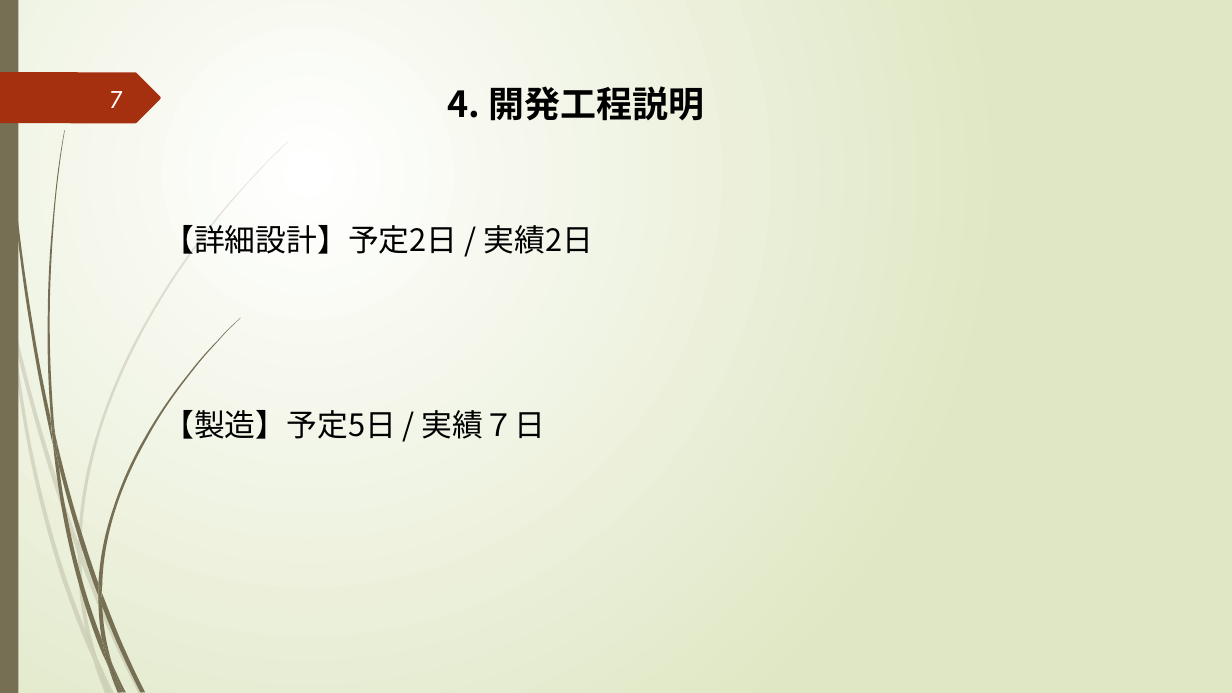
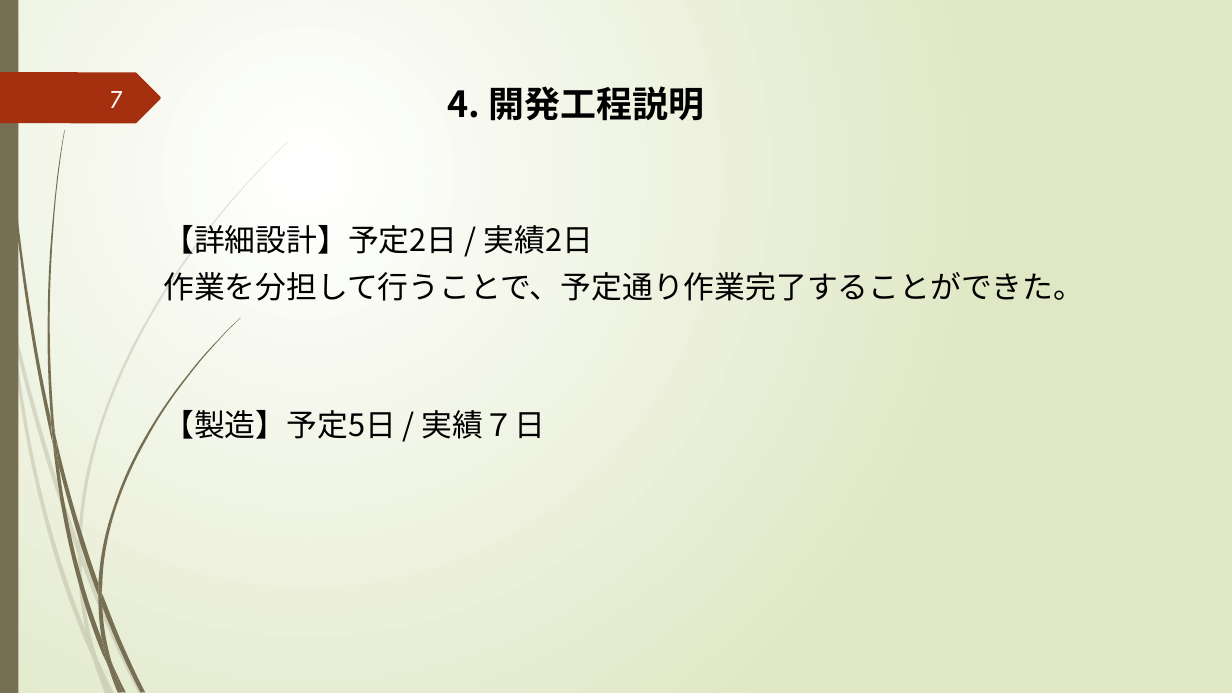
Before and after one commit to k-kuru/team_develop, a slide deck: slide 7 of 05_チーム開発演習_発表会資料/05_チーム開発演習_発表会資料_チーム3.pptx. Drawn at 1232x693 pixels with LibreOffice and Linux fonts; fonts in the diff are those of the drawing. Boxes give left, top, right and bottom in pixels: in the first picture for what was removed or moved away, otherwise in the second. Text is boxed around its words. In the diff, an @@ line names an element or a change of style, - is before the commit and + after.

```diff
--- a/05_チーム開発演習_発表会資料/05_チーム開発演習_発表会資料_チーム3.pptx
+++ b/05_チーム開発演習_発表会資料/05_チーム開発演習_発表会資料_チーム3.pptx
@@ text at bbox=[163, 272, 1084, 301]: paragraph added @@
+作業を分担して行うことで、予定通り作業完了することができた。
```
Also in this commit, not shown: 2 other slides changed, 1 slide added, 1 other file.
